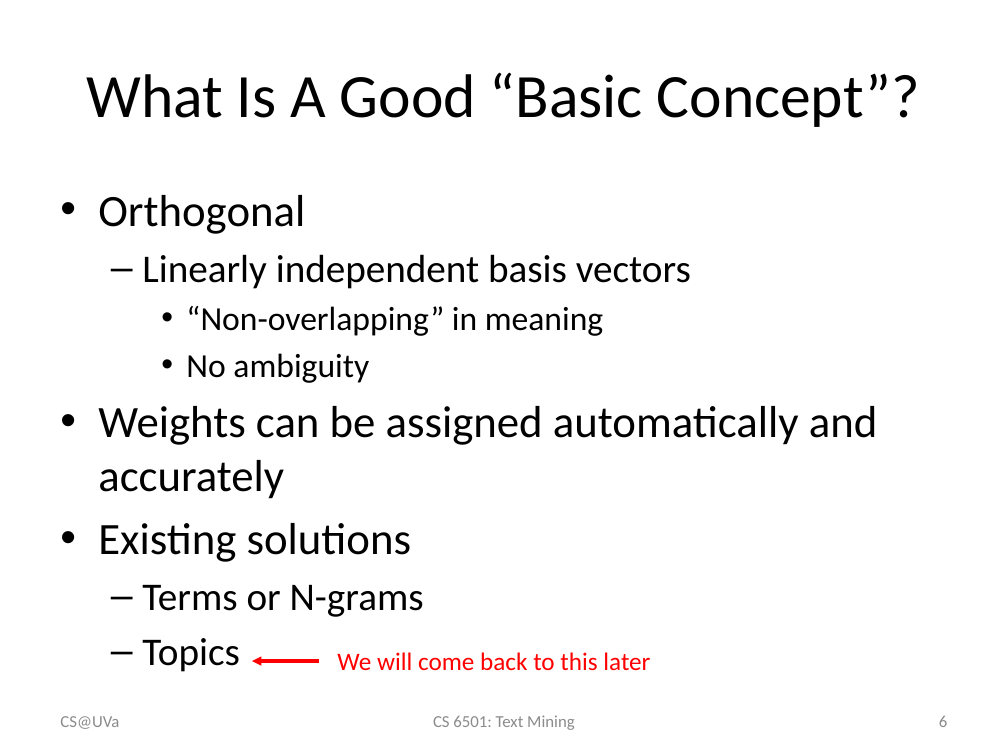
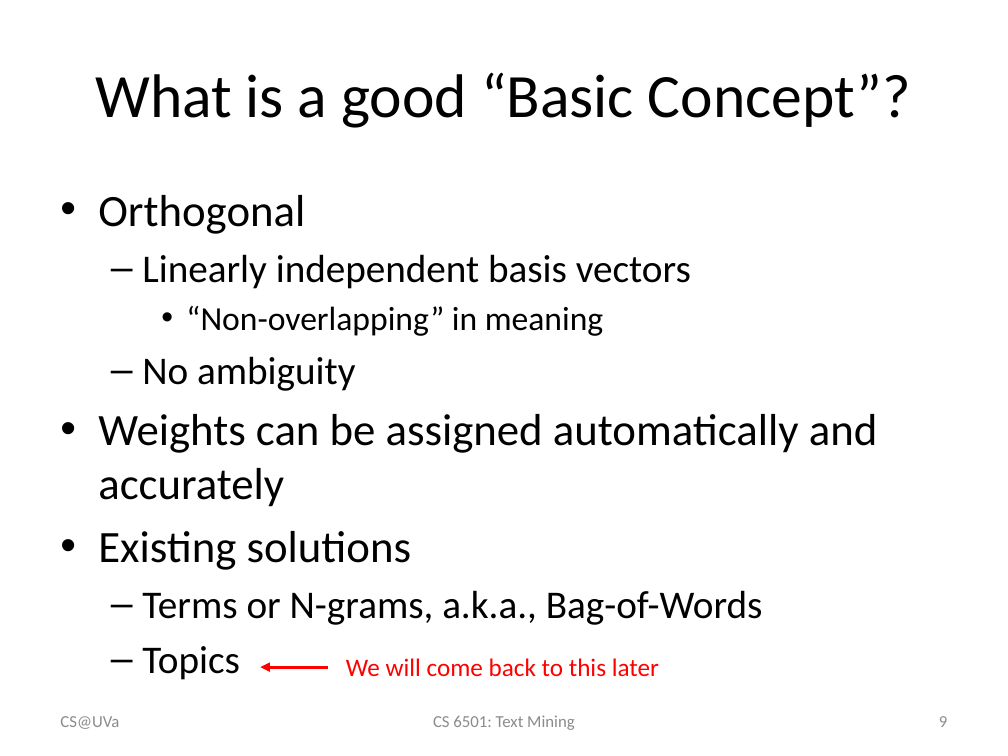
Before and after one commit to wang296/CS6501-Text-Mining, a slide deck: slide 9 of docs/VS model.pptx (slide 6 before the commit). Drawn at 1008x756 pixels with LibreOffice and Linux fonts; fonts in the diff are those of the drawing. Boxes give left, top, right and bottom in pixels: in the first picture for what was removed or moved away, otherwise in the second. Text is boxed around its words. In the diff, an @@ line names an element or a change of style, - is before the commit and + after.

```diff
--- a/docs/VS model.pptx
+++ b/docs/VS model.pptx
@@ title at bbox=[95, 72, 911, 128]: text changed @@
-What Is A Good “Basic Concept”?
+What is a good “Basic Concept”?
@@ text at bbox=[142, 356, 355, 391]: size 24 to 28 pt in "No ambiguity"; bullet • to –; list level 3 to 2 in "No ambiguity" @@
@@ text at bbox=[142, 590, 763, 625]: text changed @@
-  – Terms or N-grams
+  – Terms or N-grams, a.k.a., Bag-of-Words
@@ text "We will come back to ...": place and size @@
-text "We will come back to ..." at bbox=[337, 652, 650, 671]
+text "We will come back to ..." at bbox=[346, 658, 659, 676]
@@ arrow moved from (320, 661) - (252, 661) to (328, 667) - (260, 667) @@
@@ page number at bbox=[939, 716, 947, 727]: text changed @@
-6
+9
```
Also in this commit, not shown: 30 other slides changed, 4 slides added, 2 other files.
